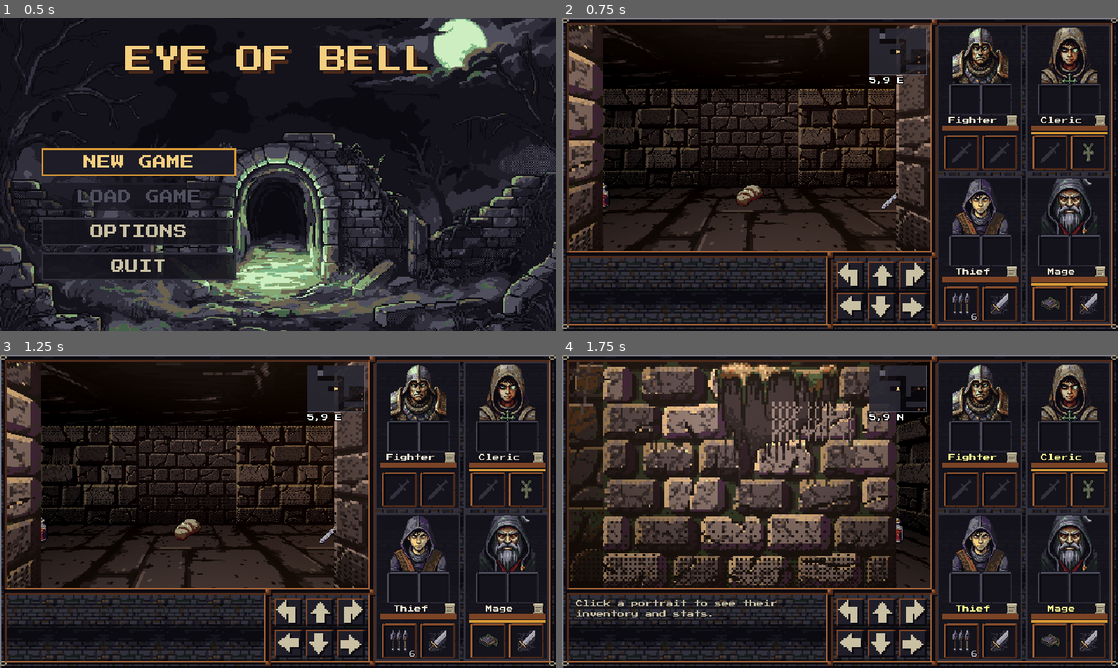
Above: before the commit, frames 1-4 (two rows, left to right).
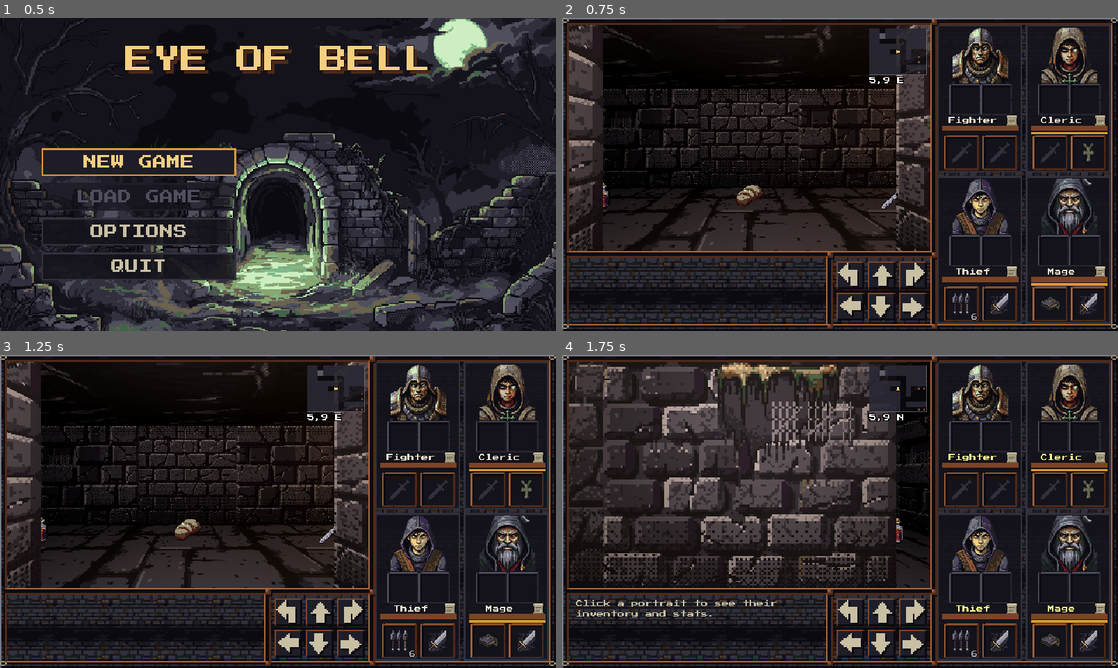
Above: after the commit, the same moments.

Repository: XrNrX/eye-of-bell
Game: Godot game, scene res://scenes/main_menu.tscn
The game is run twice, just before and just after one commit, with the same random seed, the same clock (stepped at 60 frames per second) and the same inputs. Sound files missing from this copy of the repository are replaced by a short silence.
Inputs (mouse positions are in pixels of both pictures, inside the frame that each line leads up to):
- Up to frame 1 (0.5 s): no input
- Up to frame 2 (0.75 s): click "NEW GAME" at 0.5 s
- Up to frame 3 (1.25 s): no input
- Up to frame 4 (1.75 s): click (851, 611) at 1.27 s

Frame 1 is identical in both runs. In frame 2, 3.0% of the frame differs, in the area x 1-60%, y 2-75%; in frame 3, 3.1%; in frame 4, 13%, in the area x 1-67%, y 3-74%.

Commit message:
Art check free fixes: one tone for the four stone variants, lifted floor sprites with a pale rim for small dark items, cooler torches and warmer ambient
Co-Authored-By: Claude Sonnet 5.5 <noreply@anthropic.com>

Diff:
--- a/scenes/main.tscn
+++ b/scenes/main.tscn
@@ -32,7 +32,7 @@
 background_mode = 1
 background_color = Color(0, 0, 0, 1)
 ambient_light_source = 1
-ambient_light_color = Color(0.05, 0.06, 0.09, 1)
+ambient_light_color = Color(0.06, 0.07, 0.11, 1)
 ambient_light_energy = 1.0
 
 [node name="Main" type="Node3D"]
@@ -78,7 +78,7 @@
 
 [node name="Torch" type="OmniLight3D" parent="View/GameView/Port/Player"]
 transform = Transform3D(1, 0, 0, 0, 1, 0, 0, 0, 1, 0, 1.4, 0)
-light_color = Color(0.86, 0.76, 0.66, 1)
+light_color = Color(0.78, 0.74, 0.70, 1)
 light_energy = 1.6
 omni_range = 9.0
 omni_attenuation = 1.5
--- a/scripts/dungeon_builder.gd
+++ b/scripts/dungeon_builder.gd
@@ -499,7 +499,7 @@
 	var light := OmniLight3D.new()
 	light.set_script(TorchLight)
 	light.base_energy = TORCH_ENERGY
-	light.light_color = Color(1.0, 0.72, 0.48)
+	light.light_color = Color(1.0, 0.77, 0.56)
 	light.omni_range = 5.0
 	light.omni_attenuation = 1.5
 	light.position = wall_pos - dir * 0.4 + Vector3(0, 0.3, 0)
Binary file changed: art/items/darts_floor.png
Binary file changed: art/items/dried_meat_floor.png
Binary file changed: art/items/holy_symbol_floor.png
Binary file changed: art/items/leather_armour_floor.png
Binary file changed: art/items/mace_floor.png
Binary file changed: art/items/spellbook_floor.png
Binary file changed: art/items/war_hammer_floor.png
Binary file changed: art/items/withered_apple_floor.png
Binary file changed: art/sprites/key.png
Binary file changed: art/tiles/wall_stone_2.png
Binary file changed: art/tiles/wall_stone_3.png
Binary file changed: art/tiles/wall_stone_4.png
(and 1 more such lines)
